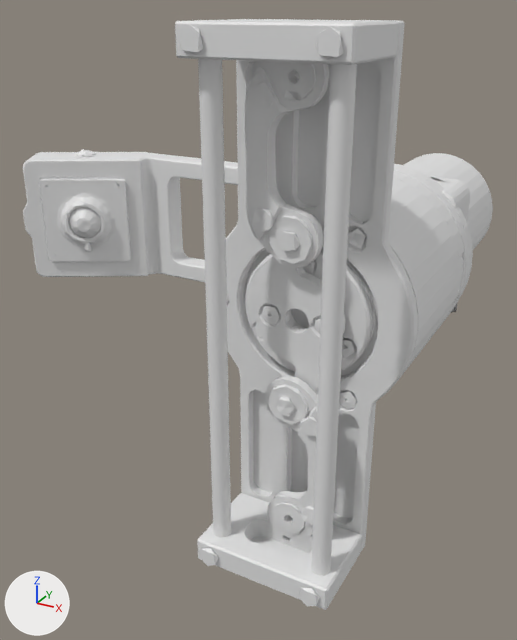
One commit to the OBJ model models/meshes/airbot_play/link6.obj: the scene before it, then after it.
The view is the same before and after, from a camera (50 mm lens) standing at (0.071, -0.076, 0.072) and looking at (-0.037, 0.12, -0.026). The lights are fixed; the arrows at lower left show +X, +Y and +Z. Where no turn or scale is listed for an object, it has been applied to the vertices.

Names of what the first picture shows: 'link6'.
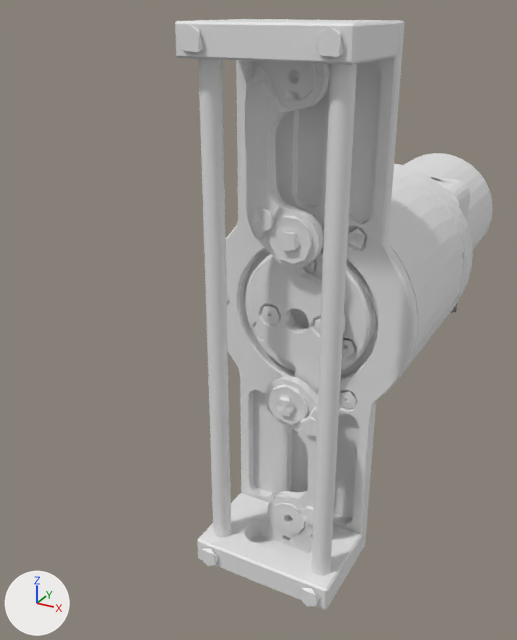
The change, as JSON lines over the scene's bpy script:
```json
{"block": "me_link6", "where": "# used by ob_link6; location = (0.0, 0.0, 0.0)"}
{"op": "remove", "block": "me_link6", "code": "me_link6.from_pydata(...)  # 8208 vertices, 16802 faces; spans x -0.134..0.029, y 0.051..0.196, z -0.069..0.069"}
{"op": "add", "block": "me_link6", "code": "me_link6.from_pydata(...)  # 7143 vertices, 14684 faces; spans x -0.029..0.029, y 0.051..0.196, z -0.069..0.069"}
{"block": "me_link6", "change": "me_link6 part 1: 8 loose pieces with 567 vertices, spanning x -0.132..-0.089, y 0.107..0.141, z -0.024..0.024, are deleted"}
{"block": "me_link6", "change": "me_link6 part 2: 4 vertices moved within x -0.02..0.022, y 0.132..0.138, z 0.0..0.02; 498 vertices removed from x -0.134..0.022, y 0.106..0.141, z -0.022..0.022"}
```

Changed parts and their boxes (x1, y1, x2, y2) in the pictures (517 x 640 px):
```json
{"object": "link6", "change": "reshaped", "before": [23, 19, 493, 610], "after": [175, 19, 493, 610], "on screen": "32% narrower"}
{"part": 1, "of": "me_link6", "change": "deleted", "before": [39, 149, 133, 262]}
{"part": 2, "of": "me_link6", "change": "cut back", "before": [23, 152, 462, 283]}
```
